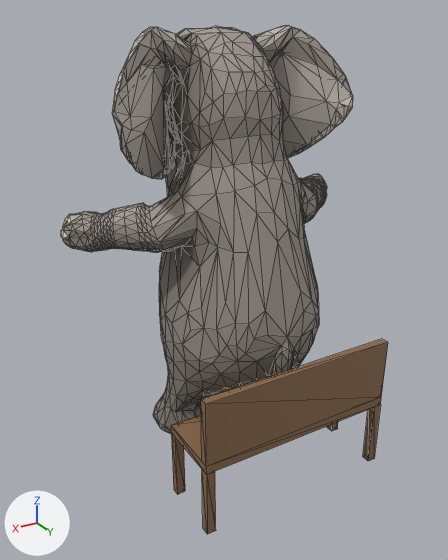
What one commit did to the glTF model assets/models/elephant/elephant.rig.glb.
One viewpoint serves both versions: a camera (50 mm lens) standing at (0.729, 1.213, 1.025) and looking at (0.028, 0.046, 0.441). Every picture has the same lights, and +X, +Y and +Z are marked at lower left. The first picture is the older version. Mesh edges are drawn as thin lines.

Names of what the first picture shows: 'Elephant.001', 'chair'.
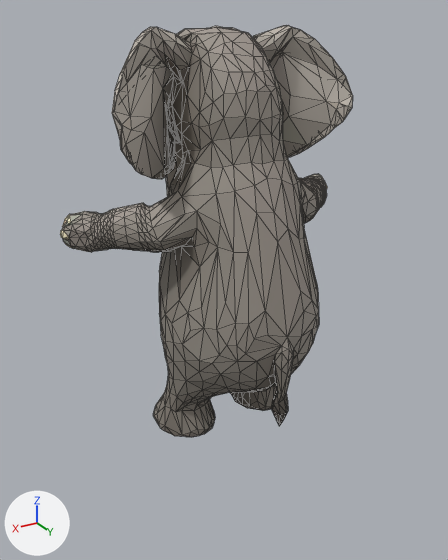
Boxes [x1, y1, x2, y2] around the edits, measured in the pictures (448 x 560 px):
'chair', deleted (brown)
    before: [171, 339, 388, 534]

What the commit changed:
Object 'chair' (ob_chair) is deleted.
